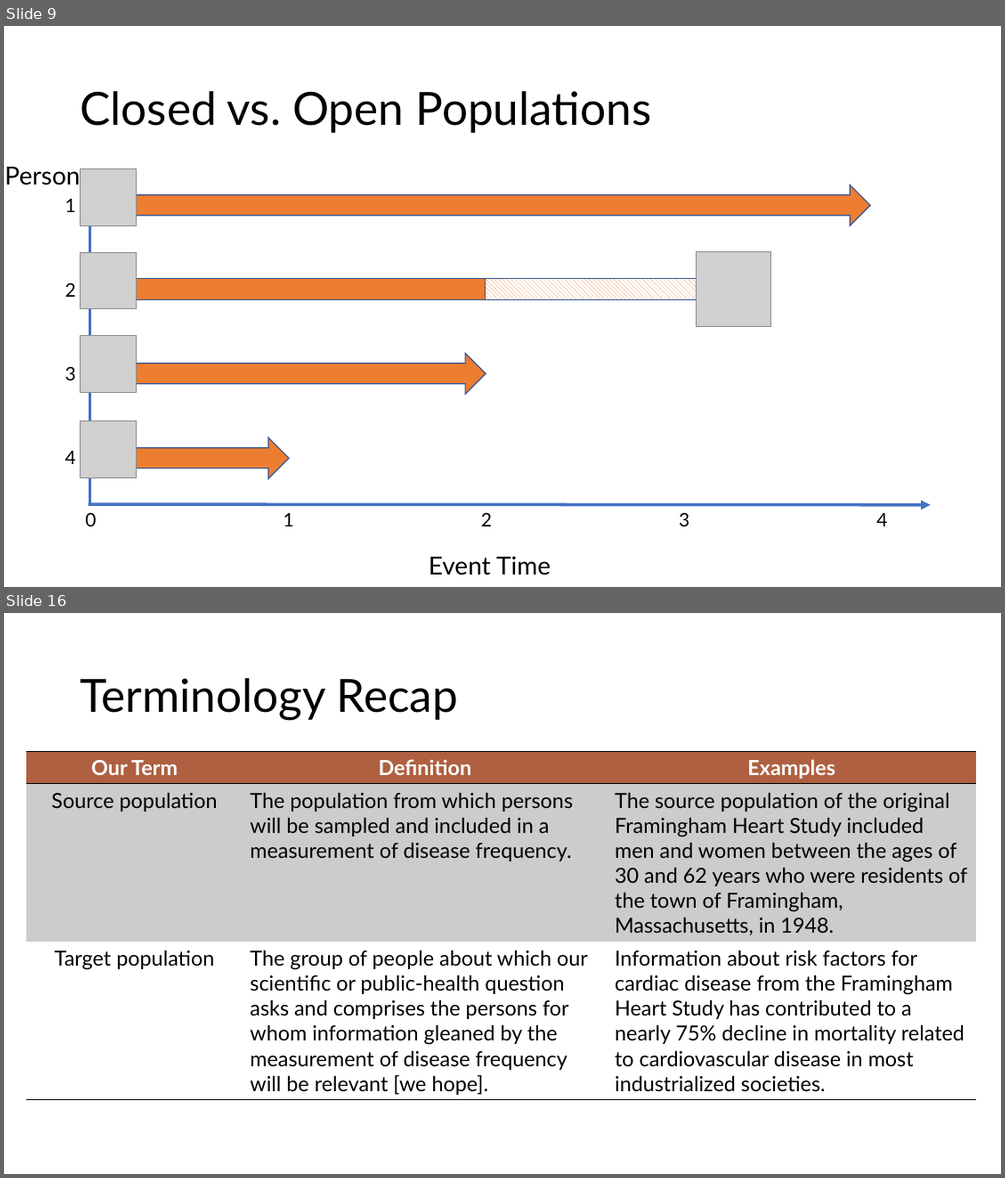
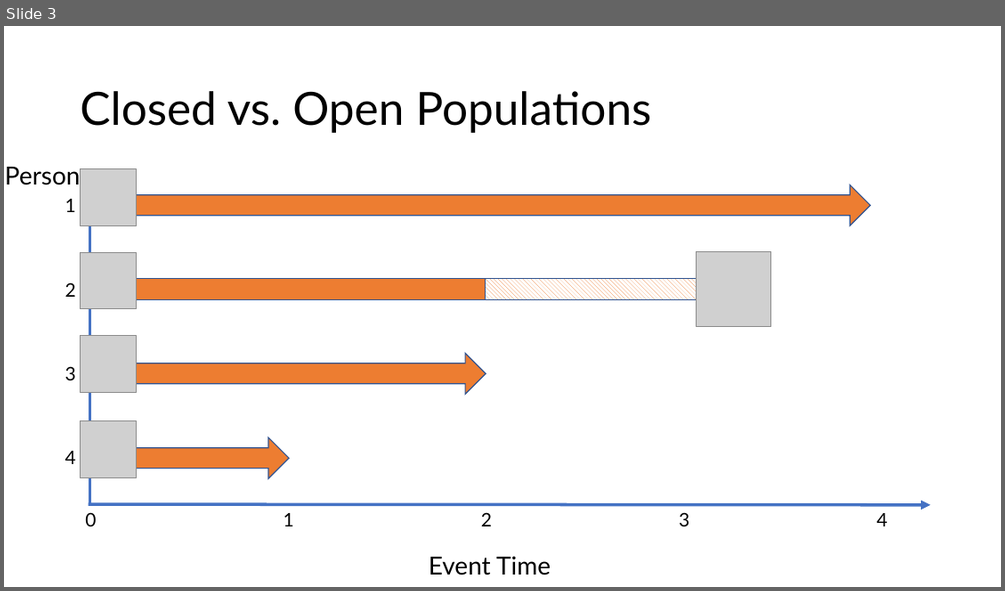
Before and after one commit to brad-cannell/r4epi, a slide deck: img/10_part_intro_epi/02_populations/populations.pptx. Shown one above the other, each under a label of ours: slides 9 and 16 before the commit, slide 3 after it; the slides between them are not shown. The pictures are 1005x1178 and 1005x591 pixels, drawn with LibreOffice and Linux fonts; fonts in the diff are those of the drawing; grey boxes stand for pictures. Boxes give left, top, right and bottom in pixels: in the first picture for what was removed or moved away, otherwise in the second. Text is boxed around its words. In the diff, an @@ line names an element or a change of style, - is before the commit and + after.

Commit message:
Move over populations slides verbatim

```diff
--- a/img/10_part_intro_epi/02_populations/populations.pptx
+++ b/img/10_part_intro_epi/02_populations/populations.pptx
@@ slide 16 removed at bbox=[4, 613, 1001, 1174], background #FFFFFF @@
@@ title removed at bbox=[80, 678, 458, 720] @@
-Terminology Recap
@@ table removed at bbox=[26, 751, 976, 1098], 3 rows, 3 columns @@
-Our Term | Definition | Examples
-Source population | The population from which persons will be sampled and included in a measurement of disease frequency. | The source population of the original Framingham Heart Study included men and women between the ages of 30 and 62 years who were residents of the town of Framingham, Massachusetts, in 1948.
-Target population | The group of people about which our scientific or public-health question asks and comprises the persons for whom information gleaned by the measurement of disease frequency will be relevant [we hope]. | Information about risk factors for cardiac disease from the Framingham Heart Study has contributed to a nearly 75% decline in mortality related to cardiovascular disease in most industrialized societies.
@@ what was slide 9 is now slide 3 @@
```
Also in this commit, not shown: 1 slide changed, 14 other slides removed, 26 other files.
